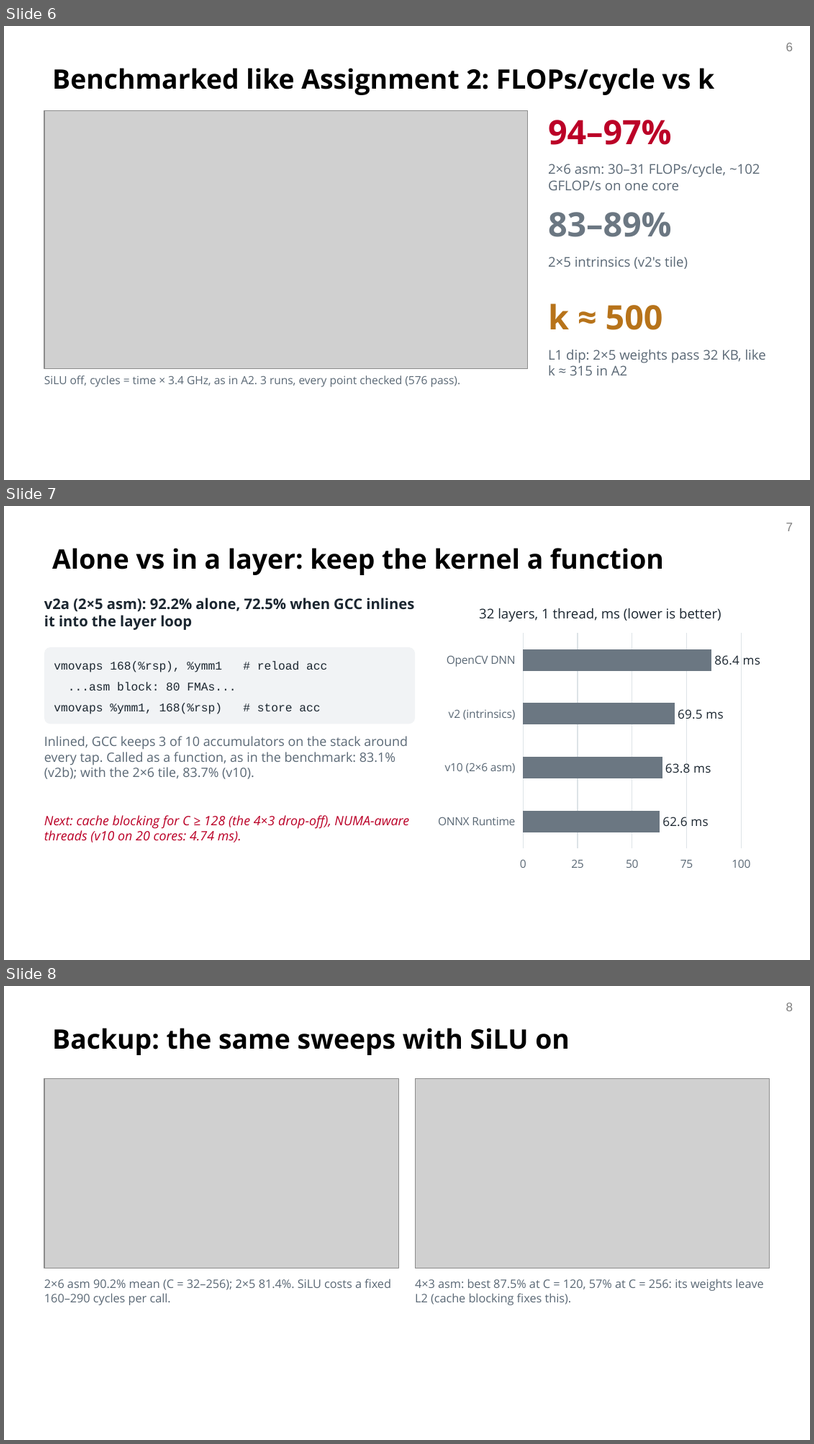
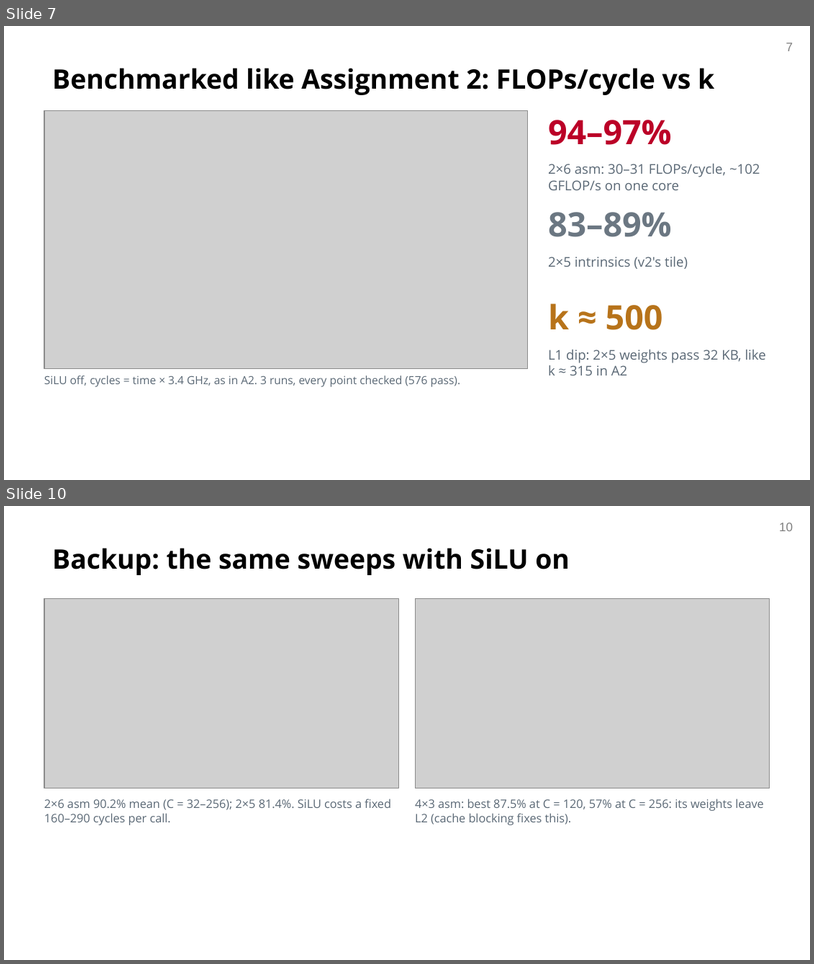
Before and after one commit to OTANK10/fast-yolov8-broadwell, a slide deck: docs/milestone/om/slides/om_mid_presentation_cmu.pptx. Shown one above the other, each under a label of ours: slides 6, 7 and 8 before the commit, slides 7 and 10 after it; the slides between them are not shown. The pictures are 814x1444 and 814x964 pixels, drawn with LibreOffice and Linux fonts; fonts in the diff are those of the drawing; grey boxes stand for pictures; background and template pictures are left out. Boxes give left, top, right and bottom in pixels: in the first picture for what was removed or moved away, otherwise in the second. Text is boxed around its words. In the diff, an @@ line names an element or a change of style, - is before the commit and + after.

```diff
--- a/docs/milestone/om/slides/om_mid_presentation_cmu.pptx
+++ b/docs/milestone/om/slides/om_mid_presentation_cmu.pptx
@@ slide 7 removed at [4,506,810,960], background #FFFFFF; not listed: 1 template element that a slide beside it also shows @@
@@ title removed at [52,548,664,575] @@
-Alone vs in a layer: keep the kernel a function
@@ bar chart removed at [432,591,770,877] @@
-title "32 layers, 1 thread, ms (lower is better)"
-categories: ONNX Runtime, v10 (2×6 asm), v2 (intrinsics), OpenCV DNN
-Series 1: 62.6, 63.8, 69.5, 86.4
@@ text removed at [44,597,414,630] @@
-v2a (2×5 asm): 92.2% alone, 72.5% when GCC inlines it into the layer loop
@@ rounded rectangle removed at [44,647,415,723] @@
@@ text removed at [54,661,327,714] @@
-vmovaps 168(%rsp), %ymm1 # reload acc
-...asm block: 80 FMAs...
-vmovaps %ymm1, 168(%rsp) # store acc
@@ text removed at [44,736,408,779] @@
-Inlined, GCC keeps 3 of 10 accumulators on the stack around every tap. Called as a function, as in the benchmark: 83.1% (v2b); with the 2×6 tile, 83.7% (v10).
@@ text removed at [44,815,409,842] @@
-Next: cache blocking for C ≥ 128 (the 4×3 drop-off), NUMA-aware threads (v10 on 20 cores: 4.74 ms).
@@ what was slide 6 is now slide 7 @@
@@ page number at [787,43,794,51]: text changed @@
-6
+7
@@ what was slide 8 is now slide 10 @@
@@ page number at [779,523,793,531]: text changed @@
-8
+10
```
Also in this commit, not shown: 1 slide changed, 4 slides added, 1 other slide removed, 1 other file.
